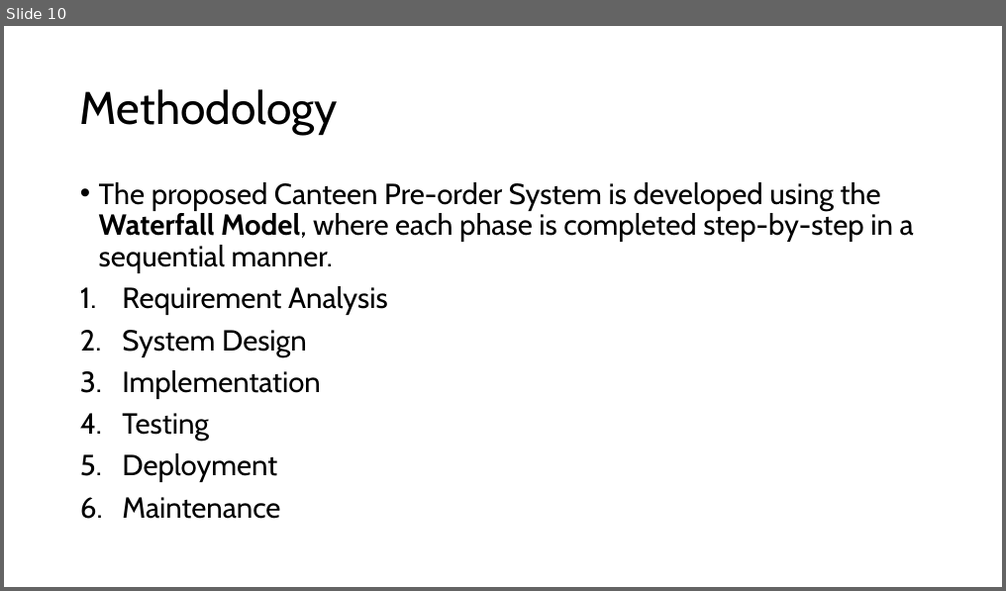
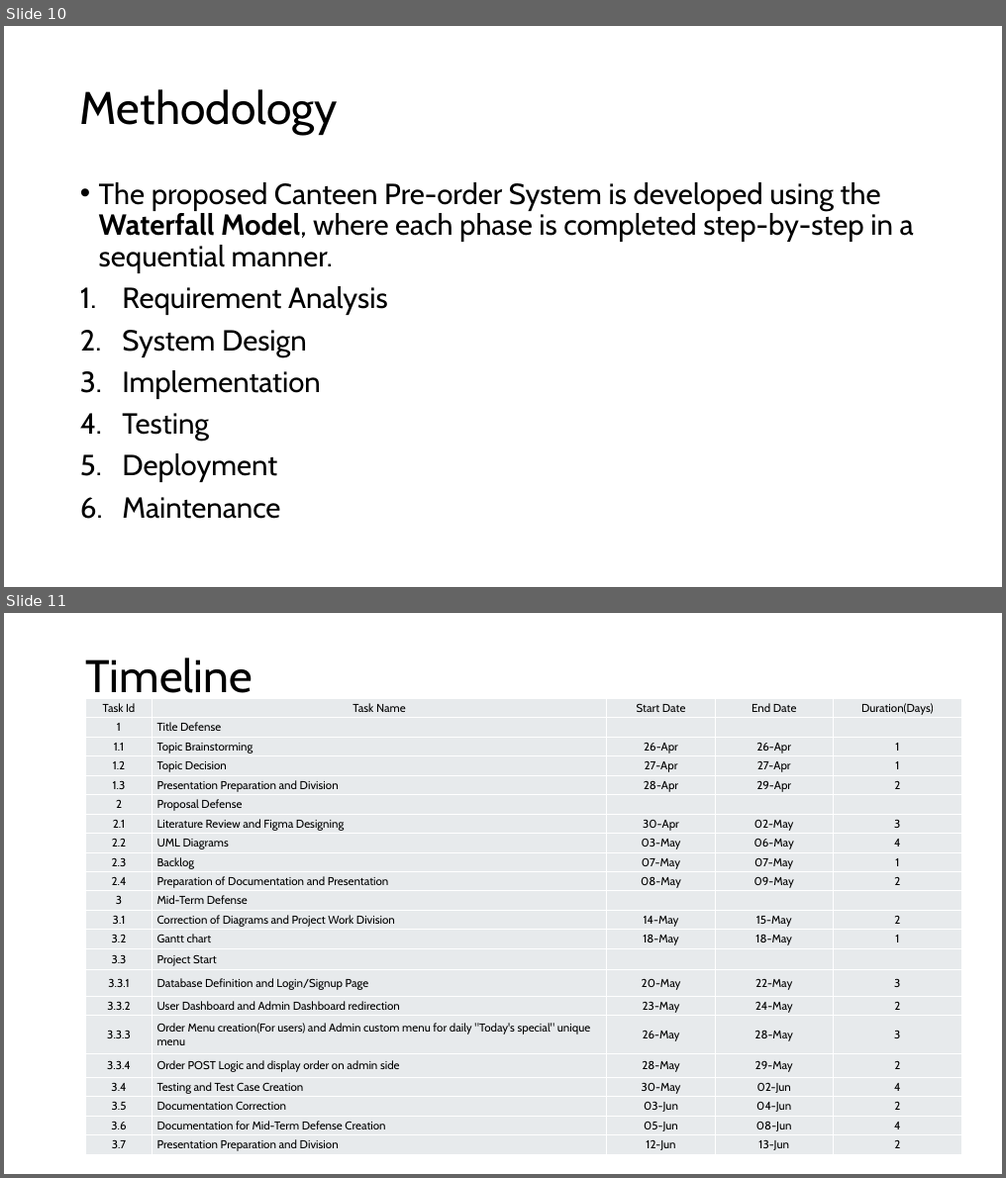
Before and after one commit to Lumineskz/project-ii-main, a slide deck: Slides/canteen title defense.pptx. Shown one above the other, each under a label of ours: slide 10 before the commit, slides 10 and 11 after it. The pictures are 1006x591 and 1006x1178 pixels, drawn with LibreOffice and Linux fonts; fonts in the diff are those of the drawing. Boxes give left, top, right and bottom in pixels: in the first picture for what was removed or moved away, otherwise in the second. Text is boxed around its words. In the diff, an @@ line names an element or a change of style, - is before the commit and + after.

Commit message:
Fixed time table and title defense slides

```diff
--- a/Slides/canteen title defense.pptx
+++ b/Slides/canteen title defense.pptx
@@ slide 11 added at (4,613,1002,1174), background #FFFFFF @@
@@ title added at (86,658,252,693), 44 pt, text #000000 @@
+Timeline
@@ table added at (86,698,962,1156), 22 rows, 5 columns @@
+Task Id | Task Name | Start Date | End Date | Duration(Days)
+1 | Title Defense |  |  | 
+1.1 | Topic Brainstorming | 26-Apr | 26-Apr | 1
+1.2 | Topic Decision | 27-Apr | 27-Apr | 1
+1.3 | Presentation Preparation and Division | 28-Apr | 29-Apr | 2
+2 | Proposal Defense |  |  | 
+2.1 | Literature Review and Figma Designing | 30-Apr | 02-May | 3
+2.2 | UML Diagrams | 03-May | 06-May | 4
+2.3 | Backlog | 07-May | 07-May | 1
+2.4 | Preparation of Documentation and Presentation | 08-May | 09-May | 2
+3 | Mid-Term Defense |  |  | 
+3.1 | Correction of Diagrams and Project Work Division | 14-May | 15-May | 2
+3.2 | Gantt chart | 18-May | 18-May | 1
+3.3 | Project Start |  |  | 
+3.3.1 | Database Definition and Login/Signup Page | 20-May | 22-May | 3
+3.3.2 | User Dashboard and Admin Dashboard redirection | 23-May | 24-May | 2
+3.3.3 | Order Menu creation(For users) and Admin custom menu for daily "Today's special" unique menu | 26-May | 28-May | 3
+3.3.4 | Order POST Logic and display order on admin side | 28-May | 29-May | 2
+3.4 | Testing and Test Case Creation | 30-May | 02-Jun | 4
+3.5 | Documentation Correction | 03-Jun | 04-Jun | 2
+3.6 | Documentation for Mid-Term Defense Creation | 05-Jun | 08-Jun | 4
+3.7 | Presentation Preparation and Division | 12-Jun | 13-Jun | 2
```
Also in this commit, not shown: 1 slide changed, 1 slide removed, 2 other files.
